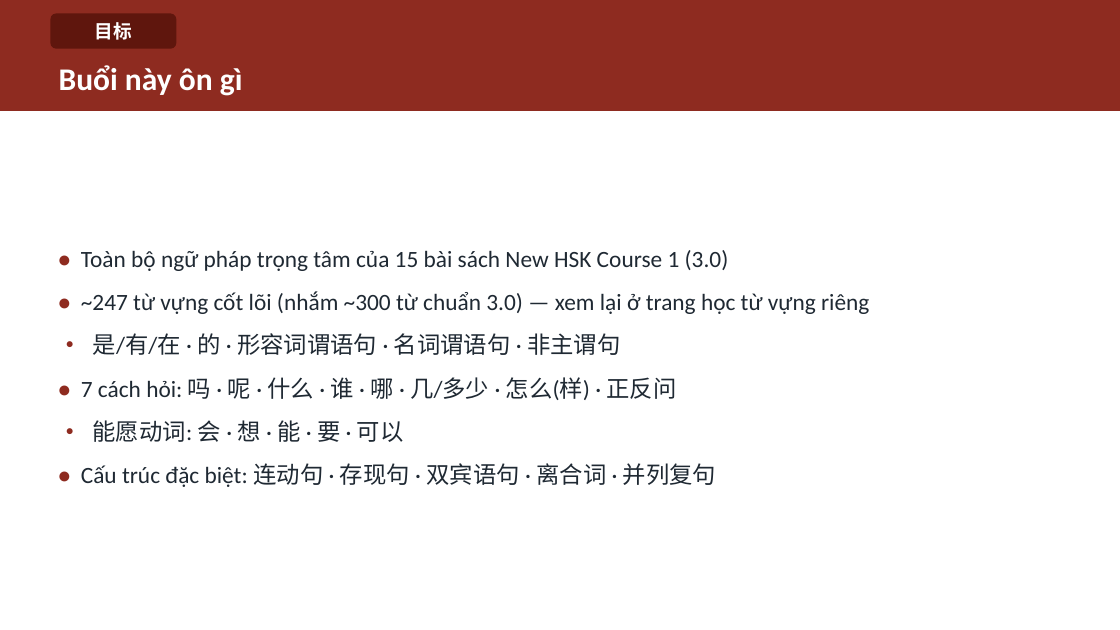
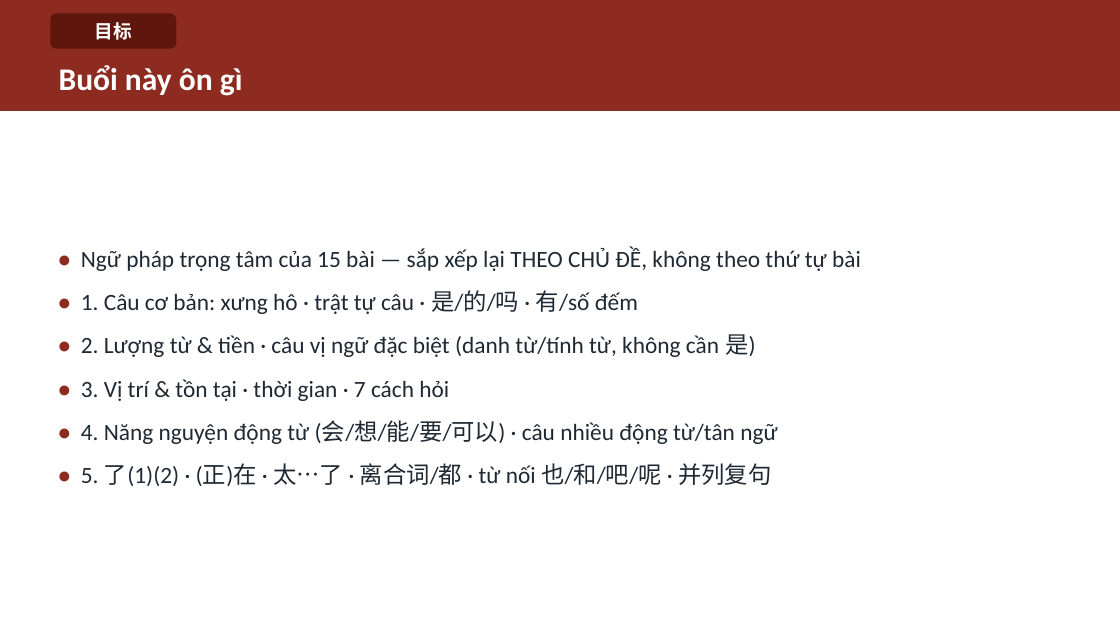
Before and after one commit to HuyenNguyen911/chinese-learning-os, a slide deck: slide 2 of output/hsk1/buoi16_ontap/slide/Buoi-16-Ontap.pptx. Drawn at 1120x630 pixels with LibreOffice and Linux fonts; fonts in the diff are those of the drawing. Boxes give left, top, right and bottom in pixels: in the first picture for what was removed or moved away, otherwise in the second. Text is boxed around its words. In the diff, an @@ line names an element or a change of style, - is before the commit and + after.

```diff
--- a/output/hsk1/buoi16_ontap/slide/Buoi-16-Ontap.pptx
+++ b/output/hsk1/buoi16_ontap/slide/Buoi-16-Ontap.pptx
@@ text at box(81, 247, 861, 486): text changed @@
-• Toàn bộ ngữ pháp trọng tâm của 15 bài sách New HSK Course 1 (3.0)
-• ~247 từ vựng cốt lõi (nhắm ~300 từ chuẩn 3.0) — xem lại ở trang học từ vựng riêng
-• 是/有/在 · 的 · 形容词谓语句 · 名词谓语句 · 非主谓句
-• 7 cách hỏi: 吗 · 呢 · 什么 · 谁 · 哪 · 几/多少 · 怎么(样) · 正反问
-• 能愿动词: 会 · 想 · 能 · 要 · 可以
-• Cấu trúc đặc biệt: 连动句 · 存现句 · 双宾语句 · 离合词 · 并列复句
+• Ngữ pháp trọng tâm của 15 bài — sắp xếp lại THEO CHỦ ĐỀ, không theo thứ tự bài
+• 1. Câu cơ bản: xưng hô · trật tự câu · 是/的/吗 · 有/số đếm
+• 2. Lượng từ & tiền · câu vị ngữ đặc biệt (danh từ/tính từ, không cần 是)
+• 3. Vị trí & tồn tại · thời gian · 7 cách hỏi
+• 4. Năng nguyện động từ (会/想/能/要/可以) · câu nhiều động từ/tân ngữ
+• 5. 了(1)(2) · (正)在 · 太…了 · 离合词/都 · từ nối 也/和/吧/呢 · 并列复句
```
Also in this commit, not shown: 16 other slides changed, 2 slides added, 1 slide removed, 44 other files.
